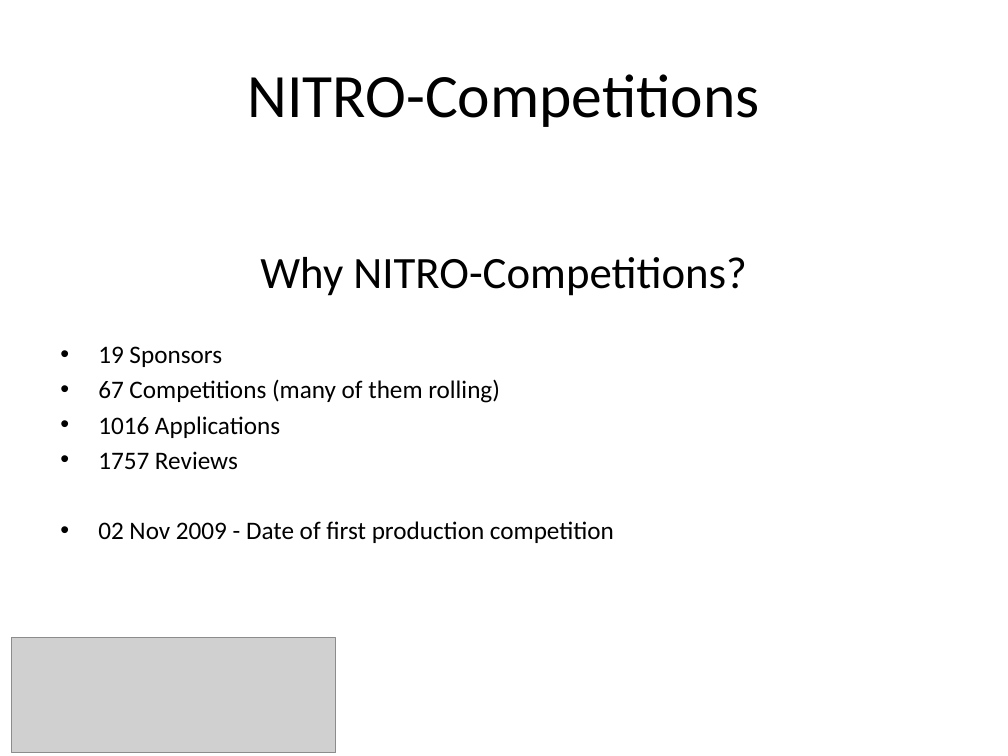
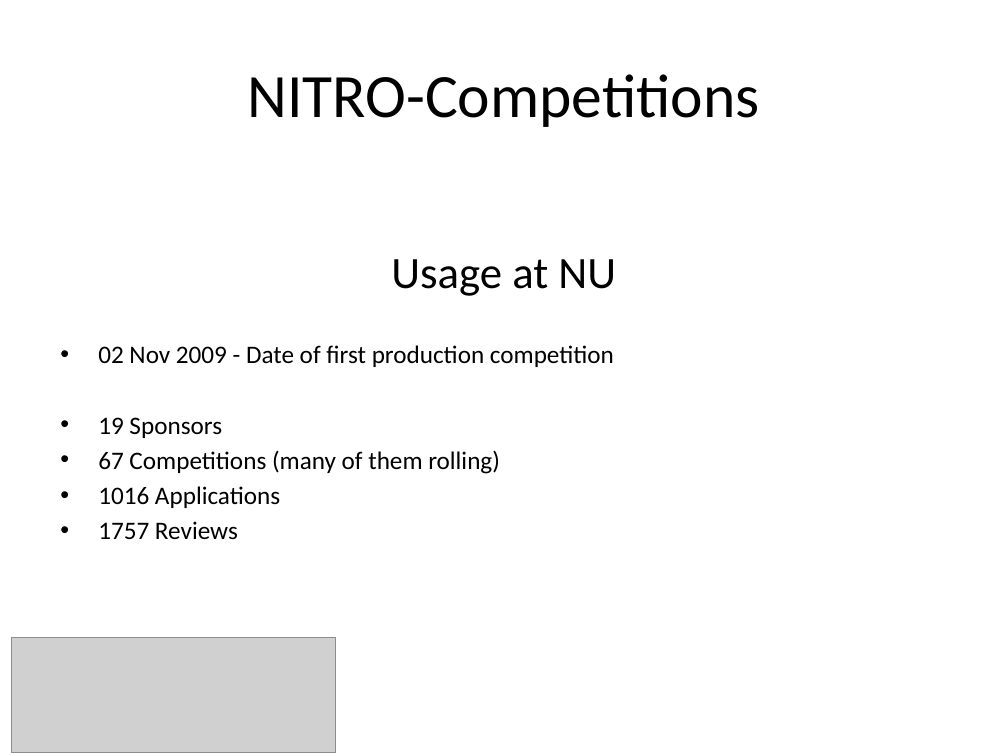
Before and after one commit to NUBIC/nitro-competitions, a slide deck: slide 7 of doc/presentations/20141107_NITRO-Competitions_CTS-AMIA.pptx (slide 21 before the commit). Drawn at 1008x756 pixels with LibreOffice and Linux fonts; fonts in the diff are those of the drawing; grey boxes stand for pictures; background and template pictures are left out. Boxes give left, top, right and bottom in pixels: in the first picture for what was removed or moved away, otherwise in the second. Text is boxed around its words. In the diff, an @@ line names an element or a change of style, - is before the commit and + after.

```diff
--- a/doc/presentations/20141107_NITRO-Competitions_CTS-AMIA.pptx
+++ b/doc/presentations/20141107_NITRO-Competitions_CTS-AMIA.pptx
@@ text at bbox=[98, 259, 616, 367]: text changed; size 32 to 18 pt @@
-Why NITRO-Competitions?
+Usage at NU
+• 02 Nov 2009 - Date of first production competition
@@ text at bbox=[98, 521, 614, 543]: paragraph removed @@
-• 02 Nov 2009 - Date of first production competition
```
Also in this commit, not shown: 5 other slides changed, 2 slides added, 6 slides removed.
